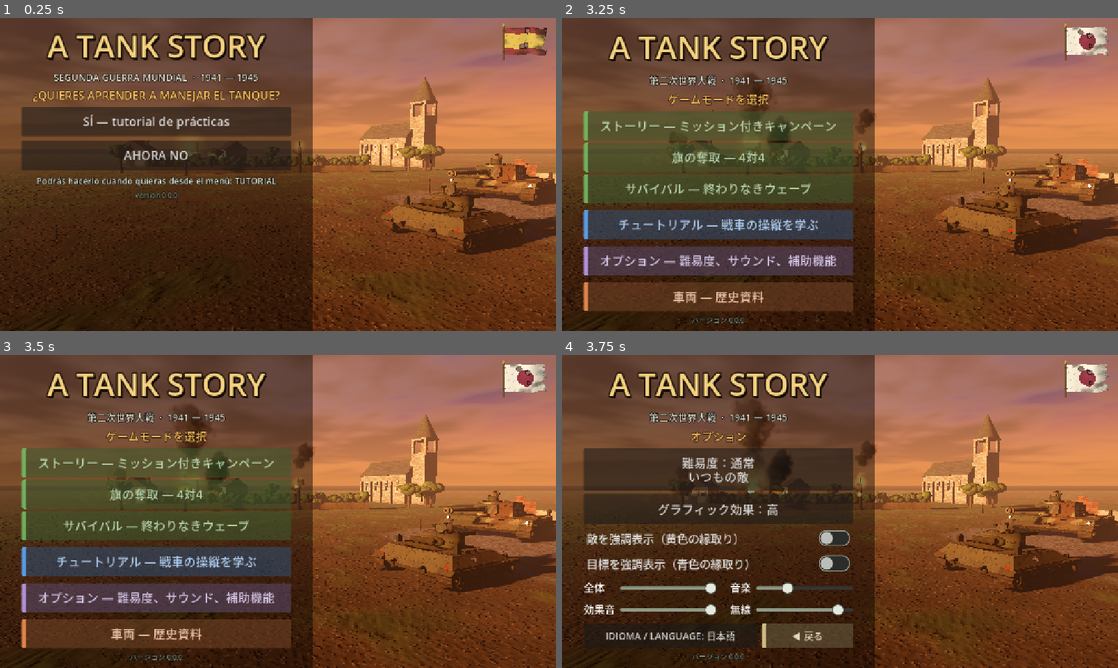
Above: before the commit, frames 1-4 (two rows, left to right).
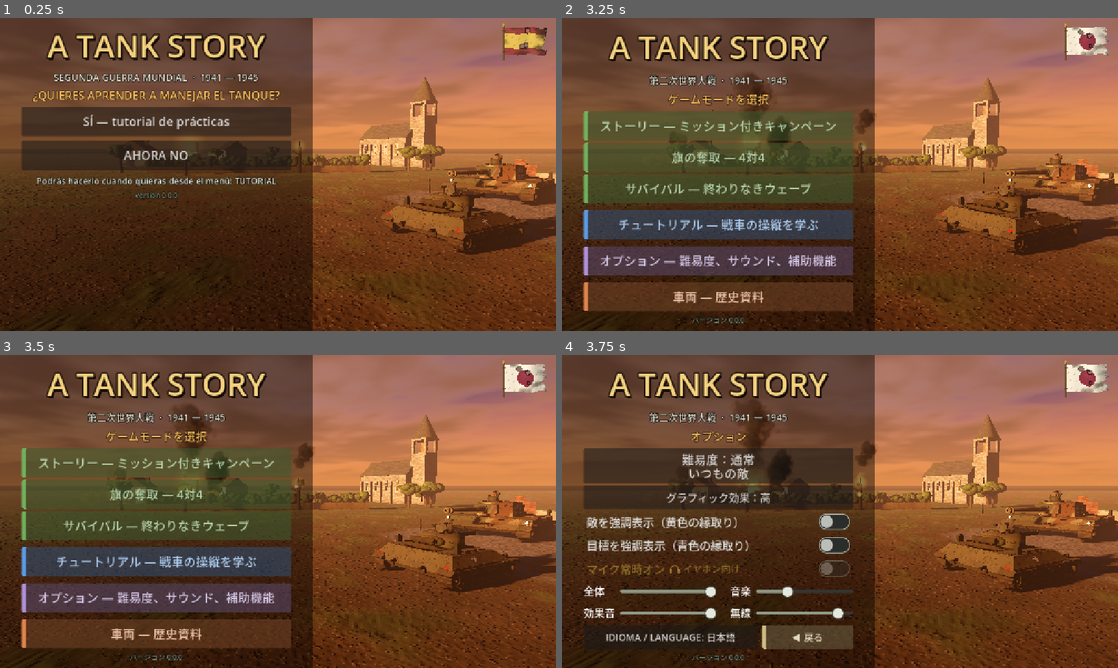
Above: after the commit, the same moments.

Repository: pabloprietorecio-afk/Tank-Ahead
Game: Godot game, scene res://levels/main_menu.tscn
Two runs of this game, one before a commit and one after it. Both use one fixed random seed, a clock stepped at 60 frames per second and the inputs below. Sound files missing from this copy of the repository are replaced by a short silence.
Inputs (mouse positions are in pixels of both pictures, inside the frame that each line leads up to):
- Up to frame 1 (0.25 s): no input
- Up to frame 2 (3.25 s): click (1084, 43) at 0.52 s; click (1084, 43) at 1.27 s; click (1084, 43) at 2.02 s; move the mouse to (962, 158) at 2.77 s; click (962, 158) at 2.92 s
- Up to frame 3 (3.5 s): no input
- Up to frame 4 (3.75 s): click "オプション — 難易度、サウンド、補助機能" at 3.5 s

Frames 1-3 are identical in both runs. In frame 4, 9.3% of the frame differs, in the area x 3-53%, y 31-98%.

Commit message:
Opciones: ayudas destacadas en amarillo y «Micro siempre abierto» también en el menú principal
Movimiento fácil, apuntado automático y micro siempre abierto van en amarillo. El micro lleva
la nota «mejor con auriculares» en negrita con un icono de auriculares.

Co-Authored-By: Claude Fable 5.2 <noreply@anthropic.com>
Claude-Session: https://claude.ai/code/session_01Fzr3mWnccKzBbAQmeHzwFh

Diff:
--- a/core/i18n/english_table.gd
+++ b/core/i18n/english_table.gd
@@ -329,7 +329,8 @@
 	"RECONOCIMIENTO DE VOZ NO DISPONIBLE: COMPRUEBA LA CONEXIÓN": "VOICE RECOGNITION UNAVAILABLE: CHECK YOUR CONNECTION",
 	"MICRÓFONO": "MICROPHONE",
 	"DI «%s» O «%s»": "SAY \"%s\" OR \"%s\"",
-	"Micrófono siempre abierto (mejor con auriculares)": "Microphone always open (best with headphones)",
+	"Micro siempre abierto": "Mic always open",
+	"mejor con auriculares": "best with headphones",
 	"TE ESCUCHO: DA TU ORDEN": "LISTENING: GIVE YOUR ORDER",
 	"NO TE HE OÍDO": "I DIDN'T HEAR YOU",
 	"ÓRDENES POR VOZ: PULSA EL MICRÓFONO, DEBAJO DE LA DIANA,\nY DI EN VOZ ALTA «TODOS CONMIGO»": "VOICE ORDERS: PRESS THE MICROPHONE, BELOW THE TARGET,\nAND SAY \"ALL ON ME\" OUT LOUD",
--- a/core/i18n/french_table.gd
+++ b/core/i18n/french_table.gd
@@ -329,7 +329,8 @@
 	"RECONOCIMIENTO DE VOZ NO DISPONIBLE: COMPRUEBA LA CONEXIÓN": "RECONNAISSANCE VOCALE INDISPONIBLE : VÉRIFIE LA CONNEXION",
 	"MICRÓFONO": "MICRO",
 	"DI «%s» O «%s»": "DIS « %s » OU « %s »",
-	"Micrófono siempre abierto (mejor con auriculares)": "Micro toujours ouvert (mieux avec des écouteurs)",
+	"Micro siempre abierto": "Micro toujours ouvert",
+	"mejor con auriculares": "mieux avec des écouteurs",
 	"TE ESCUCHO: DA TU ORDEN": "J'ÉCOUTE : DONNE TON ORDRE",
 	"NO TE HE OÍDO": "JE NE T'AI PAS ENTENDU",
 	"ÓRDENES POR VOZ: PULSA EL MICRÓFONO, DEBAJO DE LA DIANA,\nY DI EN VOZ ALTA «TODOS CONMIGO»": "ORDRES VOCAUX : APPUIE SUR LE MICRO, SOUS LA CIBLE,\nET DIS À VOIX HAUTE « TOUS AVEC MOI »",
--- a/core/i18n/german_table.gd
+++ b/core/i18n/german_table.gd
@@ -329,7 +329,8 @@
 	"RECONOCIMIENTO DE VOZ NO DISPONIBLE: COMPRUEBA LA CONEXIÓN": "SPRACHERKENNUNG NICHT VERFÜGBAR: PRÜFE DIE VERBINDUNG",
 	"MICRÓFONO": "MIKROFON",
 	"DI «%s» O «%s»": "SAG „%s“ ODER „%s“",
-	"Micrófono siempre abierto (mejor con auriculares)": "Mikrofon immer offen (besser mit Kopfhörern)",
+	"Micro siempre abierto": "Mikro immer offen",
+	"mejor con auriculares": "besser mit Kopfhörern",
 	"TE ESCUCHO: DA TU ORDEN": "ICH HÖRE: GIB DEINEN BEFEHL",
 	"NO TE HE OÍDO": "ICH HABE DICH NICHT GEHÖRT",
 	"ÓRDENES POR VOZ: PULSA EL MICRÓFONO, DEBAJO DE LA DIANA,\nY DI EN VOZ ALTA «TODOS CONMIGO»": "SPRACHBEFEHLE: DRÜCK DAS MIKROFON UNTER DER ZIELSCHEIBE\nUND SAG LAUT „ALLE ZU MIR“",
--- a/core/i18n/hindi_table.gd
+++ b/core/i18n/hindi_table.gd
@@ -329,7 +329,8 @@
 	"RECONOCIMIENTO DE VOZ NO DISPONIBLE: COMPRUEBA LA CONEXIÓN": "आवाज़ पहचान उपलब्ध नहीं: कनेक्शन जाँचो",
 	"MICRÓFONO": "माइक्रोफ़ोन",
 	"DI «%s» O «%s»": "\"%s\" या \"%s\" बोलो",
-	"Micrófono siempre abierto (mejor con auriculares)": "माइक्रोफ़ोन हमेशा चालू (ईयरफ़ोन के साथ बेहतर)",
+	"Micro siempre abierto": "माइक हमेशा चालू",
+	"mejor con auriculares": "ईयरफ़ोन के साथ बेहतर",
 	"TE ESCUCHO: DA TU ORDEN": "सुन रहा हूँ: अपना आदेश दो",
 	"NO TE HE OÍDO": "आवाज़ नहीं सुनाई दी",
 	"ÓRDENES POR VOZ: PULSA EL MICRÓFONO, DEBAJO DE LA DIANA,\nY DI EN VOZ ALTA «TODOS CONMIGO»": "आवाज़ से आदेश: निशाने वाले चिह्न के नीचे माइक्रोफ़ोन दबाओ\nऔर ज़ोर से बोलो \"सब मेरे साथ\"",
--- a/core/i18n/indonesian_table.gd
+++ b/core/i18n/indonesian_table.gd
@@ -329,7 +329,8 @@
 	"RECONOCIMIENTO DE VOZ NO DISPONIBLE: COMPRUEBA LA CONEXIÓN": "PENGENALAN SUARA TIDAK TERSEDIA: PERIKSA KONEKSI",
 	"MICRÓFONO": "MIKROFON",
 	"DI «%s» O «%s»": "UCAPKAN \"%s\" ATAU \"%s\"",
-	"Micrófono siempre abierto (mejor con auriculares)": "Mikrofon selalu aktif (lebih baik pakai earphone)",
+	"Micro siempre abierto": "Mik selalu aktif",
+	"mejor con auriculares": "lebih baik pakai earphone",
 	"TE ESCUCHO: DA TU ORDEN": "MENDENGARKAN: BERI PERINTAHMU",
 	"NO TE HE OÍDO": "TIDAK TERDENGAR",
 	"ÓRDENES POR VOZ: PULSA EL MICRÓFONO, DEBAJO DE LA DIANA,\nY DI EN VOZ ALTA «TODOS CONMIGO»": "PERINTAH SUARA: TEKAN MIKROFON, DI BAWAH IKON SASARAN,\nLALU UCAPKAN DENGAN KERAS \"SEMUA IKUT AKU\"",
--- a/core/i18n/italian_table.gd
+++ b/core/i18n/italian_table.gd
@@ -329,7 +329,8 @@
 	"RECONOCIMIENTO DE VOZ NO DISPONIBLE: COMPRUEBA LA CONEXIÓN": "RICONOSCIMENTO VOCALE NON DISPONIBILE: CONTROLLA LA CONNESSIONE",
 	"MICRÓFONO": "MICROFONO",
 	"DI «%s» O «%s»": "DI' «%s» O «%s»",
-	"Micrófono siempre abierto (mejor con auriculares)": "Microfono sempre aperto (meglio con le cuffie)",
+	"Micro siempre abierto": "Microfono sempre aperto",
+	"mejor con auriculares": "meglio con le cuffie",
 	"TE ESCUCHO: DA TU ORDEN": "TI ASCOLTO: DAI IL TUO ORDINE",
 	"NO TE HE OÍDO": "NON TI HO SENTITO",
 	"ÓRDENES POR VOZ: PULSA EL MICRÓFONO, DEBAJO DE LA DIANA,\nY DI EN VOZ ALTA «TODOS CONMIGO»": "ORDINI A VOCE: PREMI IL MICROFONO, SOTTO IL BERSAGLIO,\nE DI' AD ALTA VOCE «TUTTI CON ME»",
--- a/core/i18n/japanese_table.gd
+++ b/core/i18n/japanese_table.gd
@@ -329,7 +329,8 @@
 	"RECONOCIMIENTO DE VOZ NO DISPONIBLE: COMPRUEBA LA CONEXIÓN": "聞き取り機能を使えません：接続を確認してください",
 	"MICRÓFONO": "マイク",
 	"DI «%s» O «%s»": "「%s」か「%s」と呼びかける",
-	"Micrófono siempre abierto (mejor con auriculares)": "マイク常時オン（イヤホン向け）",
+	"Micro siempre abierto": "マイク常時オン",
+	"mejor con auriculares": "イヤホン向け",
 	"TE ESCUCHO: DA TU ORDEN": "聞いています：命令をどうぞ",
 	"NO TE HE OÍDO": "聞き取れませんでした",
 	"ÓRDENES POR VOZ: PULSA EL MICRÓFONO, DEBAJO DE LA DIANA,\nY DI EN VOZ ALTA «TODOS CONMIGO»": "マイクで命令：的のアイコンの下のマイクを押し、\n「全員集合」と呼びかける",
--- a/core/i18n/portuguese_table.gd
+++ b/core/i18n/portuguese_table.gd
@@ -329,7 +329,8 @@
 	"RECONOCIMIENTO DE VOZ NO DISPONIBLE: COMPRUEBA LA CONEXIÓN": "RECONHECIMENTO DE VOZ INDISPONÍVEL: VERIFIQUE A CONEXÃO",
 	"MICRÓFONO": "MICROFONE",
 	"DI «%s» O «%s»": "DIGA “%s” OU “%s”",
-	"Micrófono siempre abierto (mejor con auriculares)": "Microfone sempre aberto (melhor com fones de ouvido)",
+	"Micro siempre abierto": "Micro sempre aberto",
+	"mejor con auriculares": "melhor com fones de ouvido",
 	"TE ESCUCHO: DA TU ORDEN": "OUVINDO: DÊ SUA ORDEM",
 	"NO TE HE OÍDO": "NÃO OUVI VOCÊ",
 	"ÓRDENES POR VOZ: PULSA EL MICRÓFONO, DEBAJO DE LA DIANA,\nY DI EN VOZ ALTA «TODOS CONMIGO»": "ORDENS POR VOZ: TOQUE NO MICROFONE, ABAIXO DO ALVO,\nE DIGA EM VOZ ALTA “TODOS COMIGO”",
--- a/core/i18n/russian_table.gd
+++ b/core/i18n/russian_table.gd
@@ -329,7 +329,8 @@
 	"RECONOCIMIENTO DE VOZ NO DISPONIBLE: COMPRUEBA LA CONEXIÓN": "РАСПОЗНАВАНИЕ РЕЧИ НЕДОСТУПНО: ПРОВЕРЬ ПОДКЛЮЧЕНИЕ",
 	"MICRÓFONO": "МИКРОФОН",
 	"DI «%s» O «%s»": "СКАЖИ «%s» ИЛИ «%s»",
-	"Micrófono siempre abierto (mejor con auriculares)": "Микрофон всегда вкл. (лучше в наушниках)",
+	"Micro siempre abierto": "Микрофон всегда вкл.",
+	"mejor con auriculares": "лучше в наушниках",
 	"TE ESCUCHO: DA TU ORDEN": "СЛУШАЮ: ОТДАВАЙ ПРИКАЗ",
 	"NO TE HE OÍDO": "НЕ РАССЛЫШАЛ",
 	"ÓRDENES POR VOZ: PULSA EL MICRÓFONO, DEBAJO DE LA DIANA,\nY DI EN VOZ ALTA «TODOS CONMIGO»": "ГОЛОСОВЫЕ ПРИКАЗЫ: НАЖМИ МИКРОФОН ПОД МИШЕНЬЮ\nИ СКАЖИ ВСЛУХ «ВСЕ КО МНЕ»",
--- a/levels/main_menu.gd
+++ b/levels/main_menu.gd
@@ -17,6 +17,11 @@
 const ROW_HEIGHT: float = 68.0
 const ROW_MIN: float = 54.0
 const ROW_GAP: int = 10
+
+## Órdenes por voz: aquí solo para el ajuste «micro siempre abierto» de las opciones (en el menú
+## no escucha: eso es cosa de la partida).
+var _voice: VoiceOrders = null
+var _voice_toggle: CheckButton = null
 ## Hueco que debe quedar bajo la última fila.
 const BOTTOM_MARGIN: float = 12.0
 
@@ -519,6 +524,19 @@
 	_content.add_child(UiKit.toggle(Loc.t("Destacar objetivos (borde azul)"), GameSettings.highlight_objectives, func(on: bool) -> void:
 		GameSettings.highlight_objectives = on
 		GameSettings.save(), 26))
+	# Micro de órdenes siempre abierto, como en el menú de pausa de la partida (sin
+	# reconocimiento de voz en el teléfono, sale apagado y sin uso).
+	if _voice == null:
+		_voice = VoiceOrders.new()
+		add_child(_voice)
+		_voice.state_changed.connect(func() -> void:
+			if is_instance_valid(_voice_toggle):
+				_voice_toggle.set_pressed_no_signal(_voice.always_open))
+	_voice_toggle = UiKit.feature(UiKit.toggle(Loc.t("Micro siempre abierto"), _voice.always_open, func(on: bool) -> void:
+		_voice.set_always_open(on), 26))
+	_voice_toggle.disabled = not _voice.available()
+	UiKit.add_note(_voice_toggle, Loc.t("mejor con auriculares"), true, 620.0)
+	_content.add_child(_voice_toggle)
 	_content.add_child(VolumeSliders.create(2, 24, Vector2(180.0, 46.0)))
 	if Ads.privacy_options_available():
 		_button(Loc.t("PRIVACIDAD DE LOS ANUNCIOS"), Ads.show_privacy_options)
--- a/ui/hud/hud.gd
+++ b/ui/hud/hud.gd
@@ -259,22 +259,23 @@
 		get_tree().call_group(&"objectives", &"refresh_highlight")
 		for node in get_tree().get_nodes_in_group(&"tanks"):
 			(node as Tank).refresh_highlight()))
-	toggles["easy_drive"] = _make_toggle(Loc.t("Movimiento fácil (el tanque se alinea con el cañón)"), GameSettings.easy_drive, func(on: bool) -> void:
+	toggles["easy_drive"] = UiKit.feature(_make_toggle(Loc.t("Movimiento fácil (el tanque se alinea con el cañón)"), GameSettings.easy_drive, func(on: bool) -> void:
 		GameSettings.easy_drive = on
-		GameSettings.save())
+		GameSettings.save()))
 	options.add_child(toggles["easy_drive"])
 	options.add_child(_make_toggle(Loc.t("Recentrar el cañón al frente (sin movimiento fácil)"), GameSettings.auto_recenter, func(on: bool) -> void:
 		GameSettings.auto_recenter = on
 		GameSettings.save()))
-	toggles["aim_assist"] = _make_toggle(Loc.t("Apuntado automático (cerca del enemigo)"), GameSettings.aim_assist, func(on: bool) -> void:
+	toggles["aim_assist"] = UiKit.feature(_make_toggle(Loc.t("Apuntado automático (cerca del enemigo)"), GameSettings.aim_assist, func(on: bool) -> void:
 		GameSettings.aim_assist = on
-		GameSettings.save())
+		GameSettings.save()))
 	options.add_child(toggles["aim_assist"])
 	# Micrófono de órdenes siempre abierto (apagado, se pulsa antes de cada orden). En un móvil
 	# sin reconocimiento de voz no hay micrófono y el interruptor sale apagado y sin uso.
-	toggles["voice_open"] = _make_toggle(Loc.t("Micrófono siempre abierto (mejor con auriculares)"), voice_orders.always_open, func(on: bool) -> void:
-		voice_orders.set_always_open(on))
+	toggles["voice_open"] = UiKit.feature(_make_toggle(Loc.t("Micro siempre abierto"), voice_orders.always_open, func(on: bool) -> void:
+		voice_orders.set_always_open(on)))
 	(toggles["voice_open"] as CheckButton).disabled = not voice_orders.available()
+	UiKit.add_note(toggles["voice_open"], Loc.t("mejor con auriculares"), true)
 	options.add_child(toggles["voice_open"])
 	# Si Android niega el permiso de micrófono, el interruptor vuelve a como está el ajuste.
 	voice_orders.state_changed.connect(func() -> void:
--- a/ui/ui_kit.gd
+++ b/ui/ui_kit.gd
@@ -10,6 +10,8 @@
 const SWITCH_ON_EDGE := Color(0.5, 0.98, 0.6)
 const SWITCH_OFF := Color(0.17, 0.18, 0.17)
 const SWITCH_OFF_EDGE := Color(0.66, 0.68, 0.63)
+## Letra de las opciones destacadas (las ayudas que más cambian cómo se juega).
+const FEATURED := Color(1.0, 0.84, 0.3)
 
 static var _icons: Dictionary = {}
 
@@ -32,6 +34,124 @@
 		button.add_theme_icon_override(state, _switch(state.begins_with("checked"), state.contains("disabled"), height))
 	button.add_theme_constant_override("h_separation", 16)
 	button.custom_minimum_size.y = height + 10.0
+	var note := button.get_node_or_null("Note") as ToggleNote
+	if note != null:
+		note.refit(font_size)
+
+
+## Destaca un interruptor: su texto va en amarillo.
+static func feature(button: CheckButton) -> CheckButton:
+	for name: String in ["font_color", "font_pressed_color", "font_hover_color", "font_hover_pressed_color", "font_focus_color"]:
+		button.add_theme_color_override(name, FEATURED)
+	button.add_theme_color_override("font_disabled_color", Color(FEATURED, 0.4))
+	return button
+
+
+## Añade a un interruptor una nota en negrita detrás de su texto («mejor con auriculares»), con
+## un icono de auriculares delante si `headphones`. Con `max_width` (px), la nota encoge la
+## letra lo que haga falta para que la fila entera quepa en ese ancho.
+static func add_note(button: CheckButton, text: String, headphones: bool = false, max_width: float = 0.0) -> void:
+	var note := ToggleNote.new()
+	note.name = "Note"
+	note.setup(text, headphones, max_width)
+	button.add_child(note)
+	note.refit(button.get_theme_font_size("font_size"))
+
+
+## Nota de un interruptor: va dentro del CheckButton, a continuación de su texto (un toque en
+## ella cuenta como en el resto de la fila).
+class ToggleNote extends HBoxContainer:
+	var max_width: float = 0.0
+	var _label: Label
+	var _icon: HeadphonesIcon
+
+	func setup(text: String, headphones: bool, limit: float) -> void:
+		max_width = limit
+		mouse_filter = Control.MOUSE_FILTER_IGNORE
+		add_theme_constant_override("separation", 7)
+		if headphones:
+			_icon = HeadphonesIcon.new()
+			_icon.mouse_filter = Control.MOUSE_FILTER_IGNORE
+			add_child(_icon)
+		_label = Label.new()
+		_label.text = text
+		_label.mouse_filter = Control.MOUSE_FILTER_IGNORE
+		_label.add_theme_color_override("font_color", UiKit.FEATURED)
+		# Negrita: la misma letra, engrosada.
+		var bold := FontVariation.new()
+		bold.base_font = ThemeDB.fallback_font if _label.get_theme_default_font() == null else _label.get_theme_default_font()
+		bold.variation_embolden = 0.9
+		_label.add_theme_font_override("font", bold)
+		add_child(_label)
+
+	func _ready() -> void:
+		var button := get_parent() as CheckButton
+		button.resized.connect(_place)
+		button.toggled.connect(func(_on: bool) -> void: _place())
+		refit(button.get_theme_font_size("font_size"))
+
+	## Ajusta la letra de la nota a la del interruptor y reserva su ancho en la fila.
+	func refit(font_size: int) -> void:
+		var button := get_parent() as CheckButton
+		if button == null:
+			return
+		var font: Font = button.get_theme_font("font")
+		var text_width: float = font.get_string_size(button.text, HORIZONTAL_ALIGNMENT_LEFT, -1, font_size).x
+		var switch_width: float = button.get_theme_icon("unchecked").get_width()
+		var share: float = 0.86
+		_label.visible = true
+		while true:
+			var note_size: int = maxi(roundi(font_size * share), 10)
+			_label.add_theme_font_size_override("font_size", note_size)
+			if _icon != null:
+				_icon.custom_minimum_size = Vector2.ONE * roundf(note_size * 1.15)
+			# El ancho de la nota se echa a mano: fuera del árbol las etiquetas aún no se han medido.
+			var note_width: float = 0.0
+			if _label.visible:
+				note_width += _label.get_theme_font("font").get_string_size(_label.text, HORIZONTAL_ALIGNMENT_LEFT, -1, note_size).x + 4.0
+			if _icon != null:
+				note_width += _icon.custom_minimum_size.x + (7.0 if _label.visible else 0.0)
+			var needed: float = text_width + 12.0 + note_width + 12.0 + switch_width + 16.0
+			if max_width <= 0.0 or needed <= max_width:
+				button.custom_minimum_size.x = needed
+				break
+			if share <= 0.62:
+				# Ni con la letra pequeña cabe (idiomas de palabras largas): queda solo el icono.
+				if _icon == null or not _label.visible:
+					button.custom_minimum_size.x = minf(needed, max_width)
+					break
+				_label.visible = false
+				continue
+			share -= 0.04
+		set_meta(&"text_width", text_width)
+		_place()
+
+	func _place() -> void:
+		var button := get_parent() as CheckButton
+		if button == null:
+			return
+		size = get_combined_minimum_size()
+		position = Vector2(float(get_meta(&"text_width", 0.0)) + 16.0, roundf((button.size.y - size.y) * 0.5))
+		modulate.a = 0.4 if button.disabled else 1.0
+
+
+## Icono de auriculares, dibujado por código: diadema y dos almohadillas.
+class HeadphonesIcon extends Control:
+	func _draw() -> void:
+		var s: float = minf(size.x, size.y)
+		var centre := Vector2(size.x * 0.5, size.y * 0.56)
+		var radius: float = s * 0.36
+		var thick: float = maxf(s * 0.11, 1.5)
+		draw_arc(centre, radius, PI, TAU, 20, UiKit.FEATURED, thick, true)
+		for side: float in [-1.0, 1.0]:
+			var pad := Rect2(centre.x + side * radius - s * 0.11, centre.y - s * 0.04, s * 0.22, s * 0.42)
+			draw_style_box(_pad_box(s), pad)
+
+	func _pad_box(s: float) -> StyleBoxFlat:
+		var box := StyleBoxFlat.new()
+		box.bg_color = UiKit.FEATURED
+		box.set_corner_radius_all(maxi(roundi(s * 0.08), 1))
+		return box
 
 
 ## Desplegable (OptionButton). `items` son los textos de la lista y `selected` el que sale
Not shown, added: ui/hud/voice_orders.gd.uid
